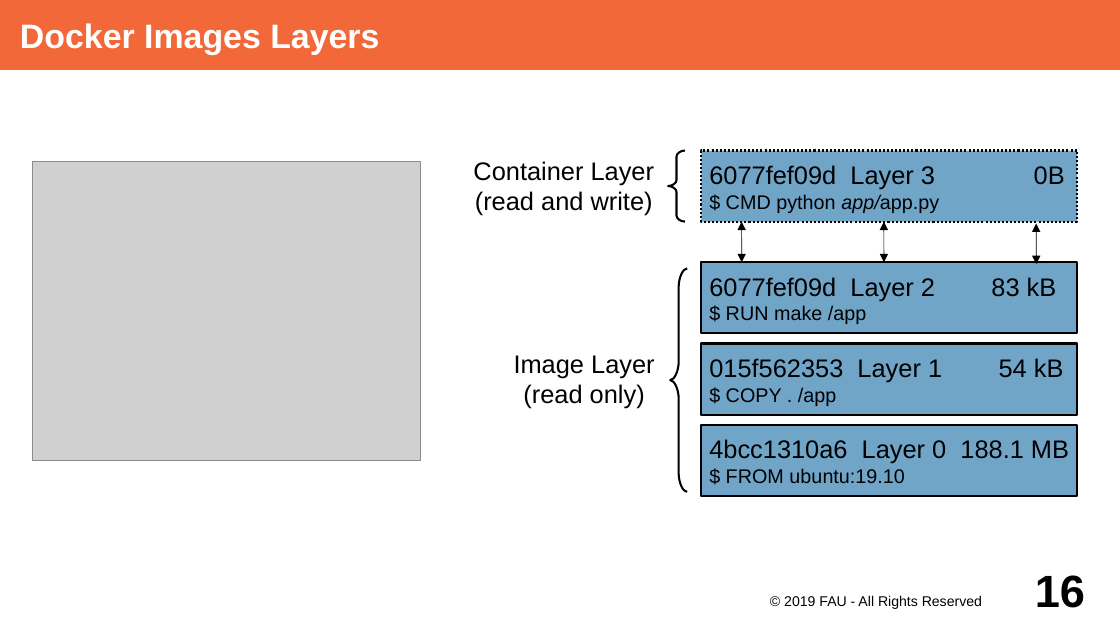
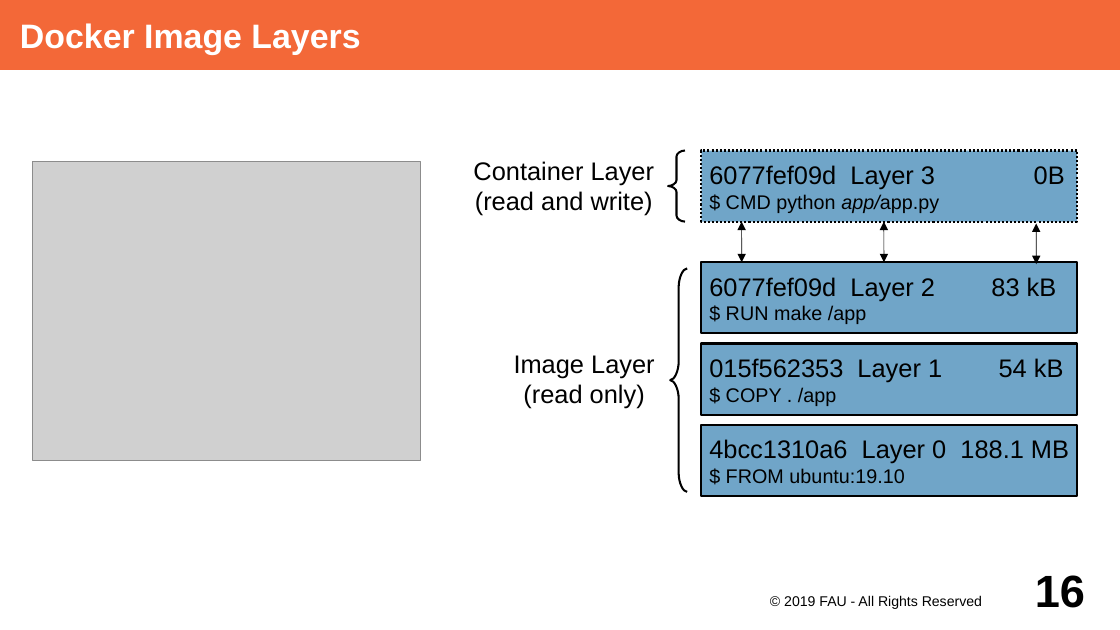
Before and after one commit to dirkriehle/adap-course, a slide deck: slide 16 of Lecture Slides/ADAP Z01 - Containerization.odp. Drawn at 1120x630 pixels with LibreOffice and Linux fonts; fonts in the diff are those of the drawing; grey boxes stand for pictures. Boxes give left, top, right and bottom in pixels: in the first picture for what was removed or moved away, otherwise in the second. Text is boxed around its words. In the diff, an @@ line names an element or a change of style, - is before the commit and + after.

```diff
--- a/Lecture Slides/ADAP Z01 - Containerization.odp
+++ b/Lecture Slides/ADAP Z01 - Containerization.odp
@@ title at [20,23,360,55]: text changed @@
-Docker Images Layers
+Docker Image Layers
```
Also in this commit, not shown: 8 other slides changed.
